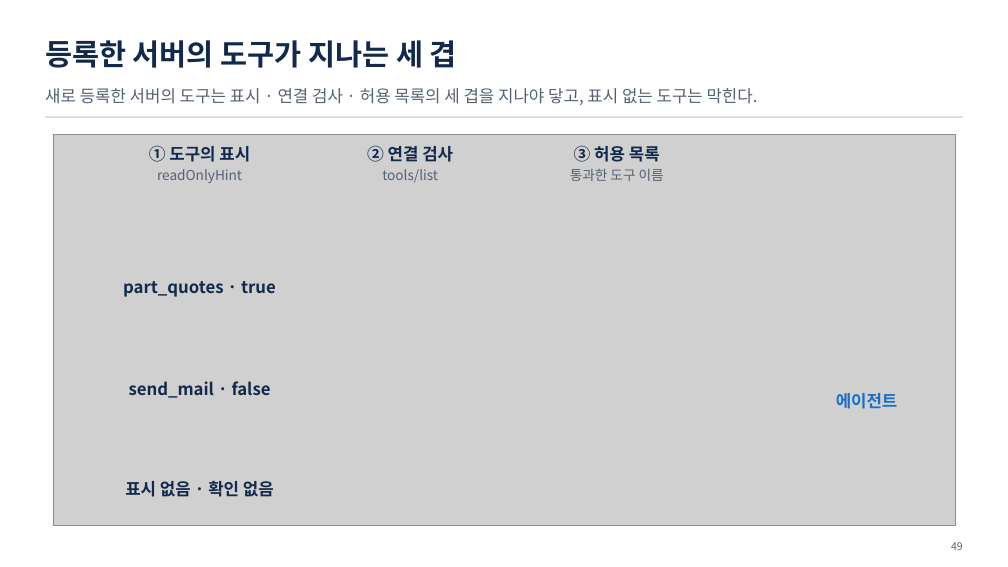
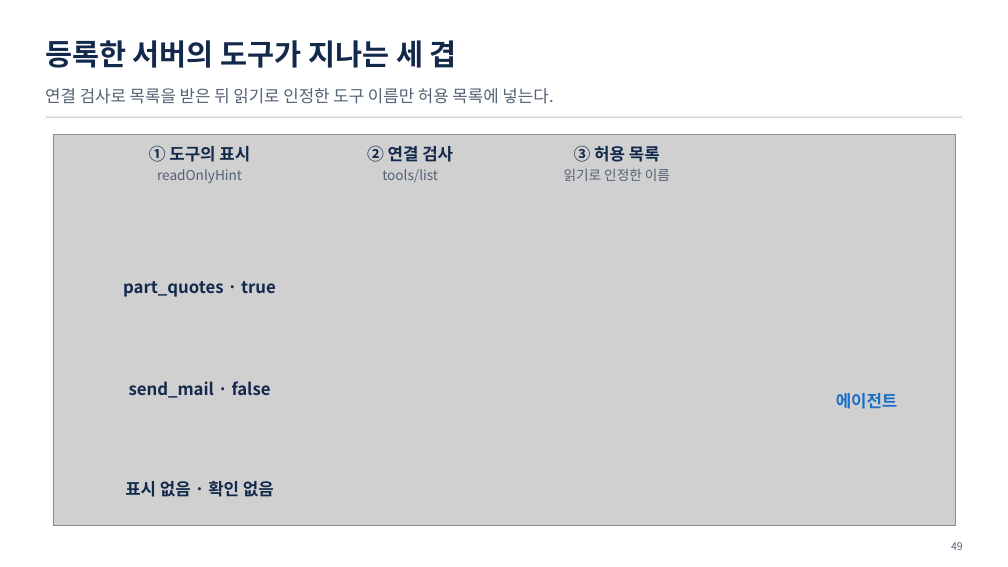
Before and after one commit to uengine-oss/hyd-iot-edu, a slide deck: slide 49 of workspace/강의제작/산출물/통합반/이론/06회차/통합반_06일차.pptx. Drawn at 1008x567 pixels with LibreOffice and Linux fonts; fonts in the diff are those of the drawing; grey boxes stand for pictures. Boxes give left, top, right and bottom in pixels: in the first picture for what was removed or moved away, otherwise in the second. Text is boxed around its words. In the diff, an @@ line names an element or a change of style, - is before the commit and + after.

```diff
--- a/workspace/강의제작/산출물/통합반/이론/06회차/통합반_06일차.pptx
+++ b/workspace/강의제작/산출물/통합반/이론/06회차/통합반_06일차.pptx
@@ text at (45, 88, 553, 104): text changed @@
-새로 등록한 서버의 도구는 표시 · 연결 검사 · 허용 목록의 세 겹을 지나야 닿고, 표시 없는 도구는 막힌다.
+연결 검사로 목록을 받은 뒤 읽기로 인정한 도구 이름만 허용 목록에 넣는다.
@@ text at (564, 169, 670, 181): text changed @@
-통과한 도구 이름
+읽기로 인정한 이름
```
Also in this commit, not shown: 7 other slides changed, 20 other files.
